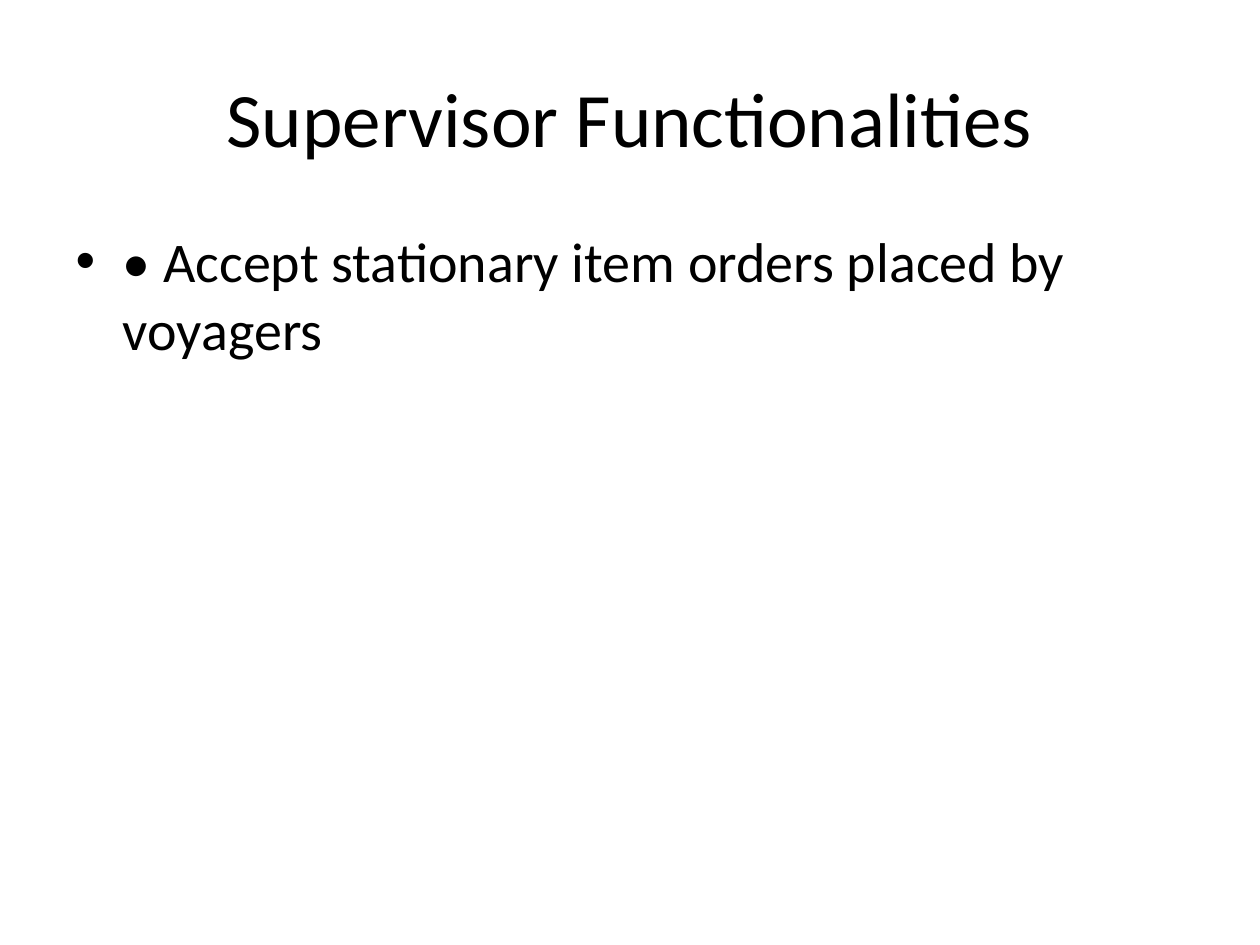
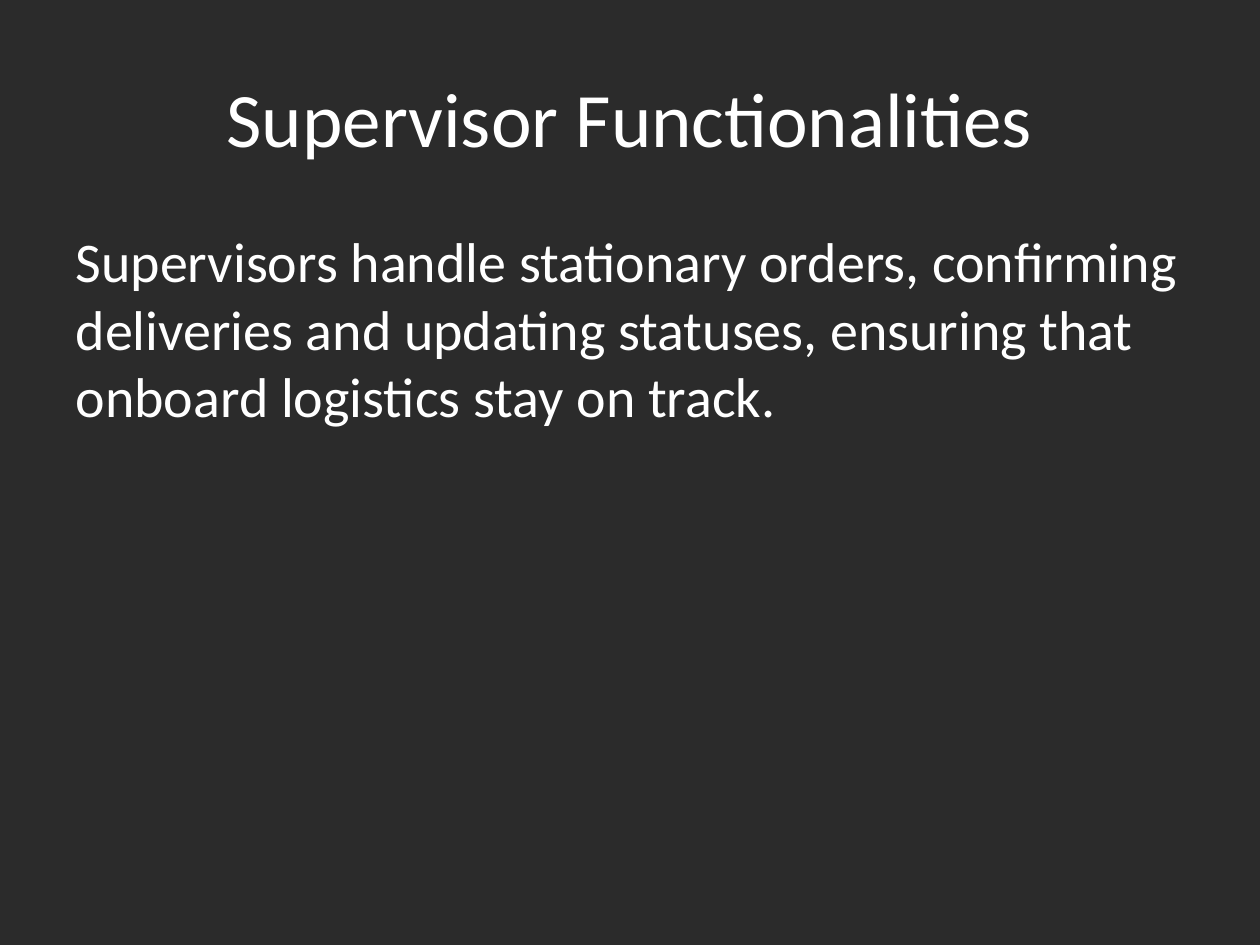
Before and after one commit to Debadrita-rgb/Cruise-Management, a slide deck: slide 27 of presentation/Aurelia_Cruise_Project_Presentation.pptx (slide 10 before the commit). Drawn at 1260x945 pixels with LibreOffice and Linux fonts; fonts in the diff are those of the drawing; background and template pictures are left out; a plain dark background stands for a picture behind light text. Boxes give left, top, right and bottom in pixels: in the first picture for what was removed or moved away, otherwise in the second. Text is boxed around its words. In the diff, an @@ line names an element or a change of style, - is before the commit and + after.

```diff
--- a/presentation/Aurelia_Cruise_Project_Presentation.pptx
+++ b/presentation/Aurelia_Cruise_Project_Presentation.pptx
@@ background #FFFFFF to picture (left out) @@
@@ title "Supervisor Functionalities" at (227, 93, 1032, 160): text colour #000000 to #FFFFFF @@
@@ text at (76, 243, 1176, 427): text changed; text colour #000000 to #FFFFFF @@
-• • Accept stationary item orders placed by voyagers
+Supervisors handle stationary orders, confirming deliveries and updating statuses, ensuring that onboard logistics stay on track.
```
Also in this commit, not shown: 23 other slides changed, 11 slides added, 1 slide removed, 30 other files.
